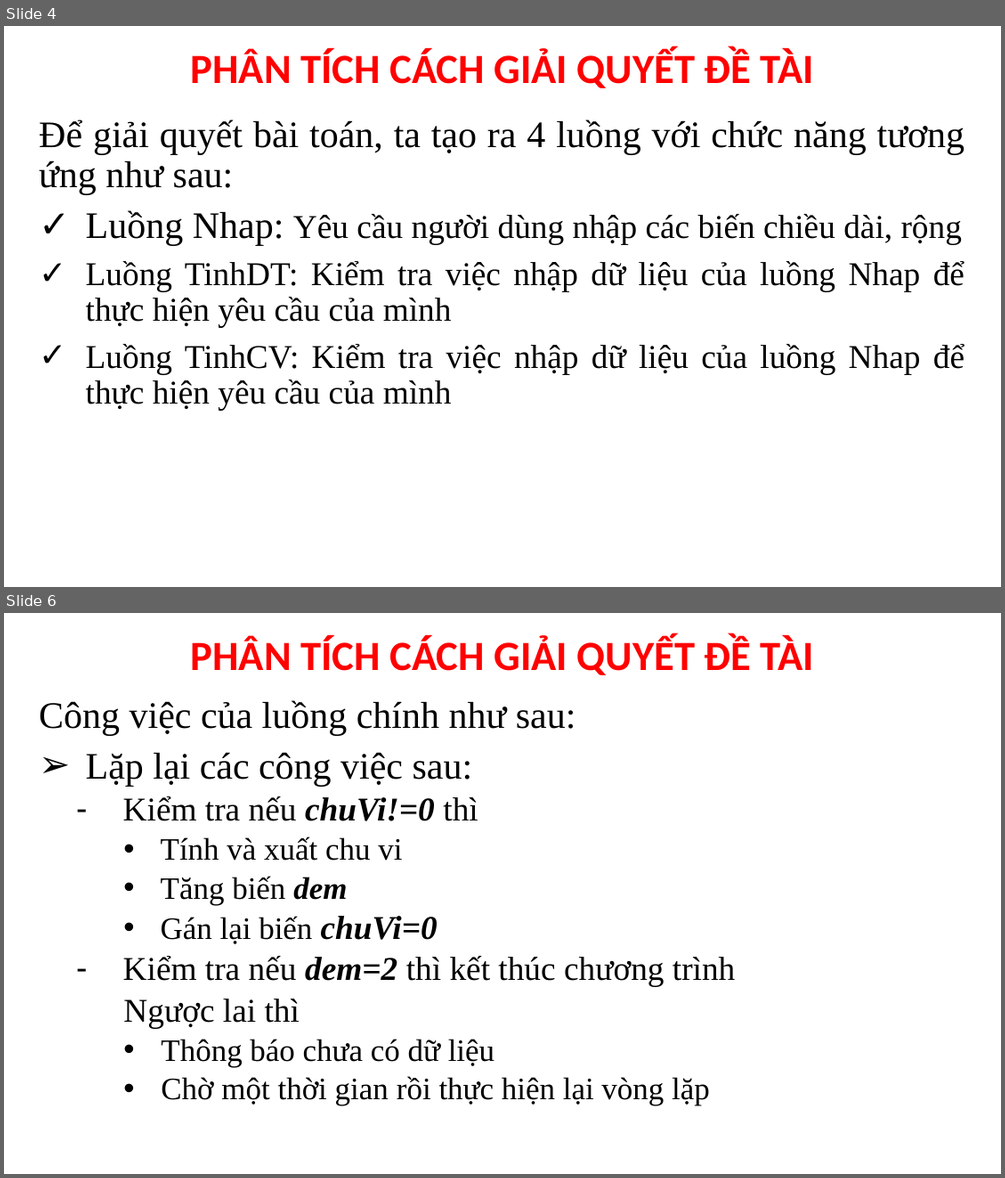
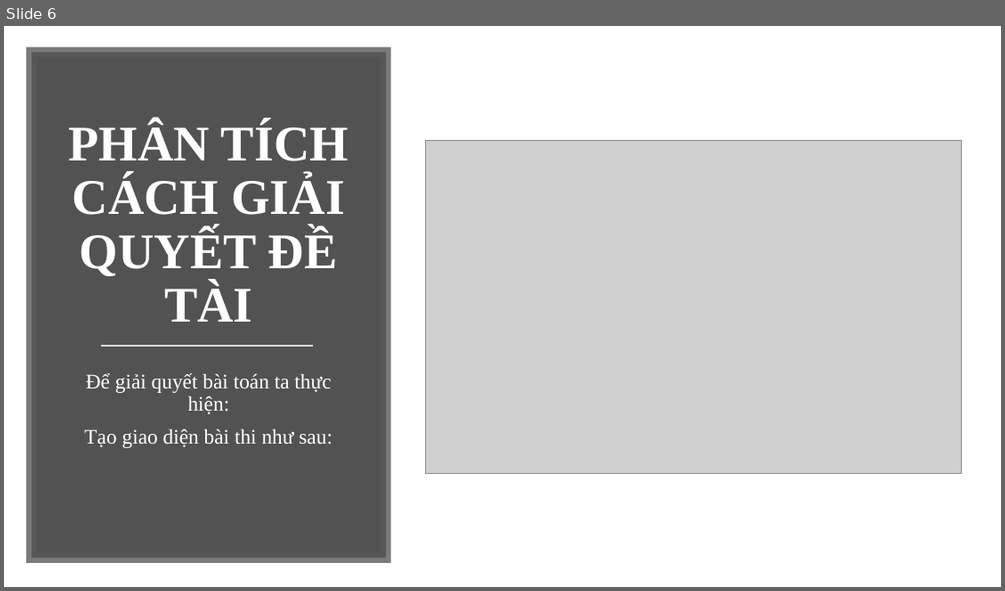
Before and after one commit to brucelee7/exam, a slide deck: SLIDE BAO CAO DE TAI.pptx. Shown one above the other, each under a label of ours: slides 4 and 6 before the commit, slide 6 after it; the slides between them are not shown. The pictures are 1005x1178 and 1005x591 pixels, drawn with LibreOffice and Linux fonts; fonts in the diff are those of the drawing; grey boxes stand for pictures. Boxes give left, top, right and bottom in pixels: in the first picture for what was removed or moved away, otherwise in the second. Text is boxed around its words. In the diff, an @@ line names an element or a change of style, - is before the commit and + after.

```diff
--- a/SLIDE BAO CAO DE TAI.pptx
+++ b/SLIDE BAO CAO DE TAI.pptx
@@ slide 6 removed at (4, 613, 1001, 1174), background #FFFFFF @@
@@ text removed at (191, 635, 814, 675) @@
-PHÂN TÍCH CÁCH GIẢI QUYẾT ĐỀ TÀI
@@ subtitle removed at (39, 700, 735, 1106) @@
-Công việc của luồng chính như sau:
-➢ Lặp lại các công việc sau:
-  – Kiểm tra nếu chuVi!=0 thì
-    • Tính và xuất chu vi
-    • Tăng biến dem
-    • Gán lại biến chuVi=0
-  – Kiểm tra nếu dem=2 thì kết thúc chương trình
-  Ngược lai thì
-    • Thông báo chưa có dữ liệu
-    • Chờ một thời gian rồi thực hiện lại vòng lặp
@@ what was slide 4 is now slide 6 @@
@@ slide 6 changed as well @@
@@ rectangle added at (32, 52, 386, 557), fill #404040 at 90% opacity, outline #595959 10 pt @@
@@ text "PHÂN TÍCH CÁCH GIẢI QUYẾT ...": place and size @@
-text "PHÂN TÍCH CÁCH GIẢI QUYẾT ..." at (191, 48, 814, 88)
+text "PHÂN TÍCH CÁCH GIẢI QUYẾT ..." at (69, 122, 348, 321)
@@ text "PHÂN TÍCH CÁCH GIẢI QUYẾT ..." at (69, 122, 348, 321): size 40 to 48 pt, font Calibri to Times New Roman, text colour #FF0000 to #FFFFFF; more space between paragraphs @@
@@ picture added at (426, 140, 962, 473) @@
@@ line added from (101, 346) to (313, 346), #D9D9D9 1.75 pt @@
@@ subtitle at (84, 373, 332, 448): text changed; size 32 to 20 pt; text colour #000000 to #FFFFFF @@
-Để giải quyết bài toán, ta tạo ra 4 luồng với chức năng tương ứng như sau:
-✓ Luồng Nhap: Yêu cầu người dùng nhập các biến chiều dài, rộng
-✓ Luồng TinhDT: Kiểm tra việc nhập dữ liệu của luồng Nhap để thực hiện yêu cầu của mình
-✓ Luồng TinhCV: Kiểm tra việc nhập dữ liệu của luồng Nhap để thực hiện yêu cầu của mình
+Để giải quyết bài toán ta thực hiện:
+Tạo giao diện bài thi như sau:
```
Also in this commit, not shown: 3 other slides changed, 19 slides added, 6 other slides removed.
